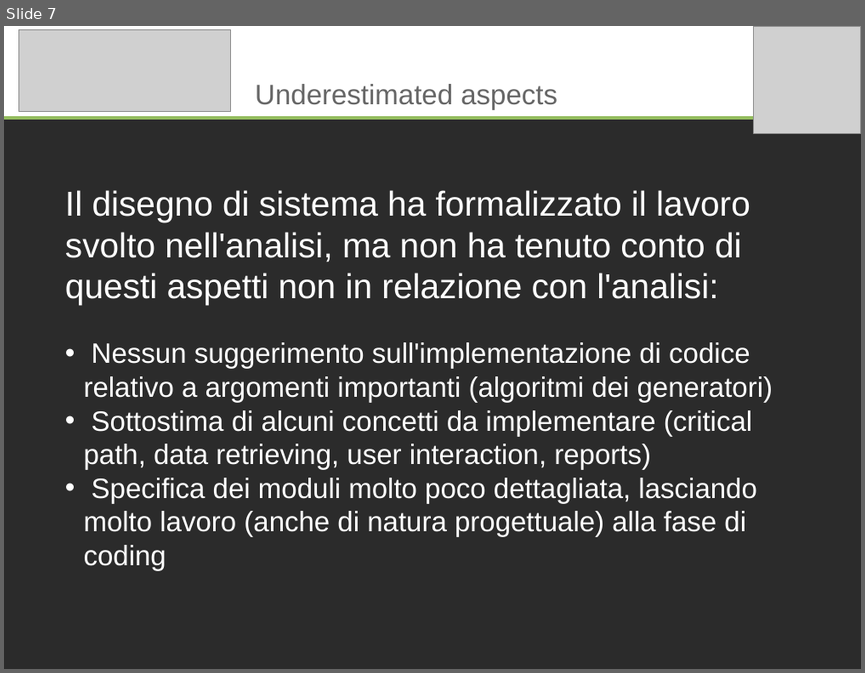
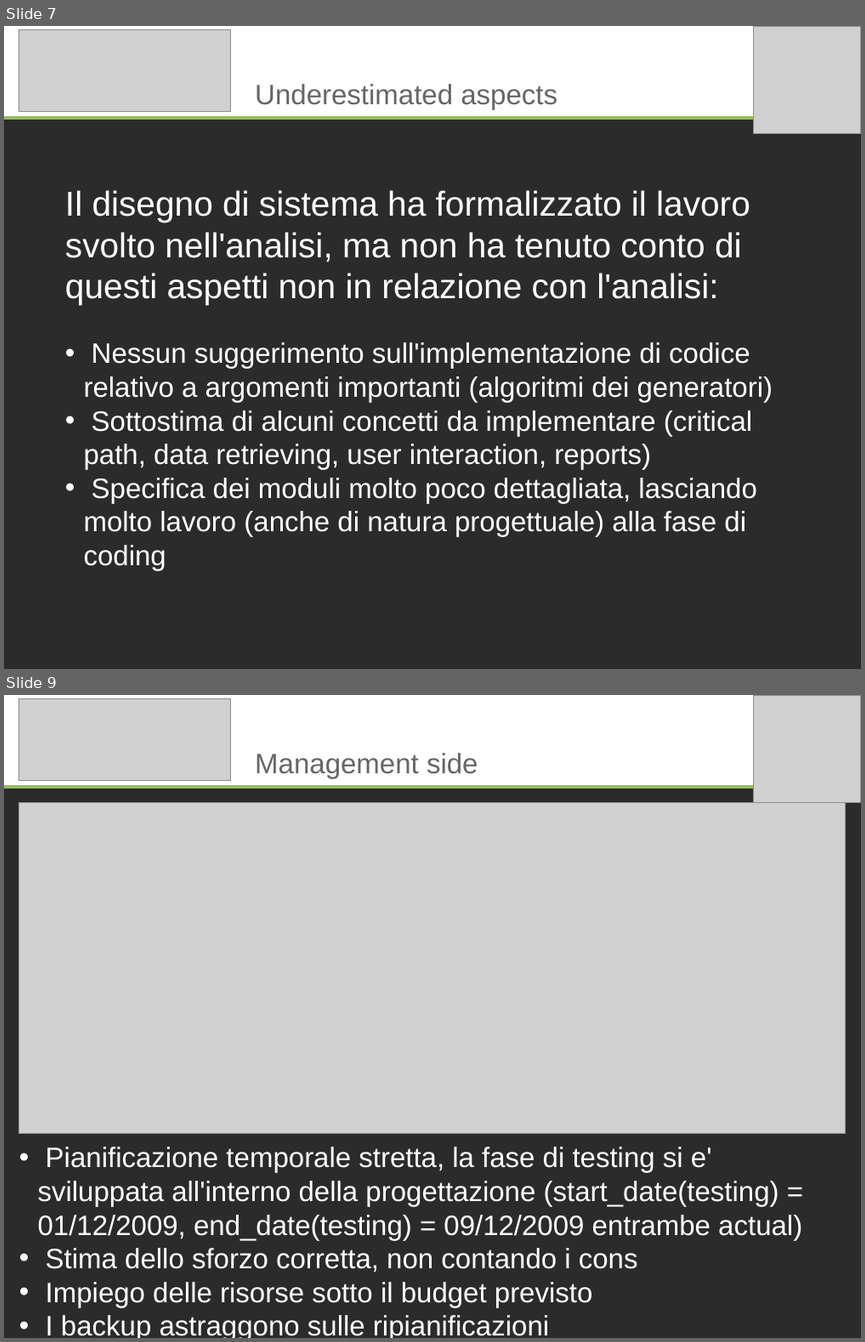
Before and after one commit to marcotinacci/PMango-Diagrams, a slide deck: documentazione_progetto/exams/nocentini/nocentini_presentation.odp. Shown one above the other, each under a label of ours: slide 7 before the commit, slides 7 and 9 after it; the slides between them are not shown. The pictures are 865x673 and 865x1342 pixels, drawn with LibreOffice and Linux fonts; fonts in the diff are those of the drawing; grey boxes stand for pictures; background and template pictures are left out; a plain dark background stands for a picture behind light text. Boxes give left, top, right and bottom in pixels: in the first picture for what was removed or moved away, otherwise in the second. Text is boxed around its words. In the diff, an @@ line names an element or a change of style, - is before the commit and + after.

```diff
--- a/documentazione_progetto/exams/nocentini/nocentini_presentation.odp
+++ b/documentazione_progetto/exams/nocentini/nocentini_presentation.odp
@@ slide 9 added at (4,695,861,1338), background picture (left out) @@
@@ rectangle added at (4,695,861,787), fill #FFFFFF @@
@@ picture added at (19,699,231,781) @@
@@ title added at (252,699,631,750), 40 pt, text #FFFFFF, bold @@
+Pmango says
@@ picture added at (754,695,861,802) @@
@@ title added at (255,753,478,779), 26 pt, text #666666 @@
+Management side
@@ line added from (4, 787) to (861, 787), #94BD5E 2.83 pt @@
@@ picture added at (19,802,846,1134) @@
@@ text added at (38,1146,802,1338), 26 pt, text #FFFFFF @@
+• Pianificazione temporale stretta, la fase di testing si e' sviluppata all'interno della progettazione (start_date(testing) = 01/12/2009, end_date(testing) = 09/12/2009 entrambe actual)
+• Stima dello sforzo corretta, non contando i cons
+• Impiego delle risorse sotto il budget previsto
+• I backup astraggono sulle ripianificazioni
```
Also in this commit, not shown: 3 slides changed, 2 other slides added, 3 slides removed, 1 other file.
